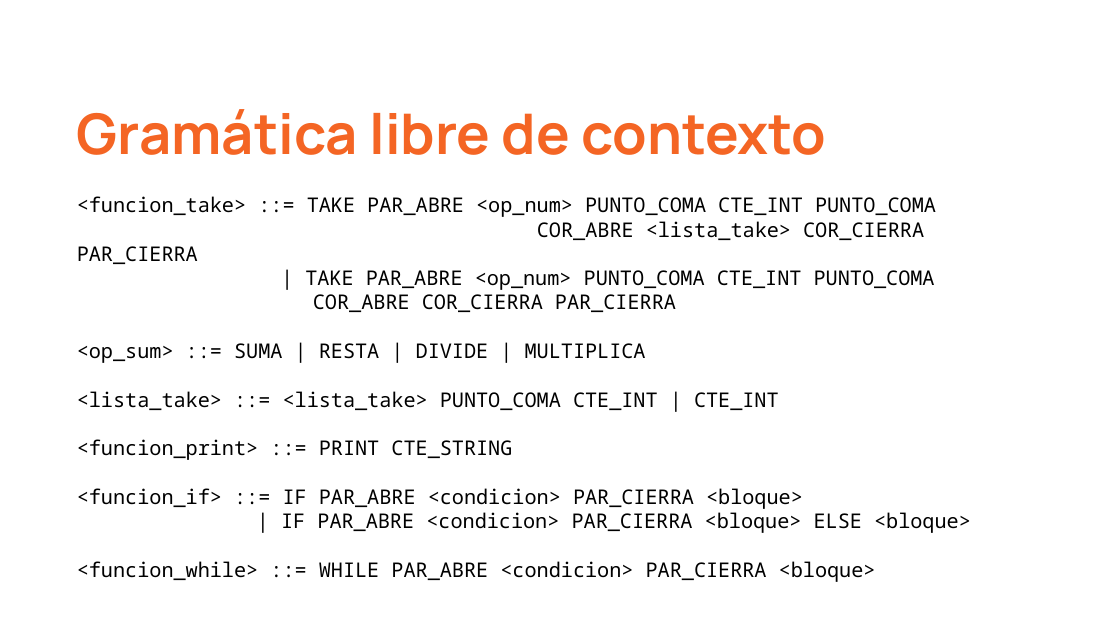
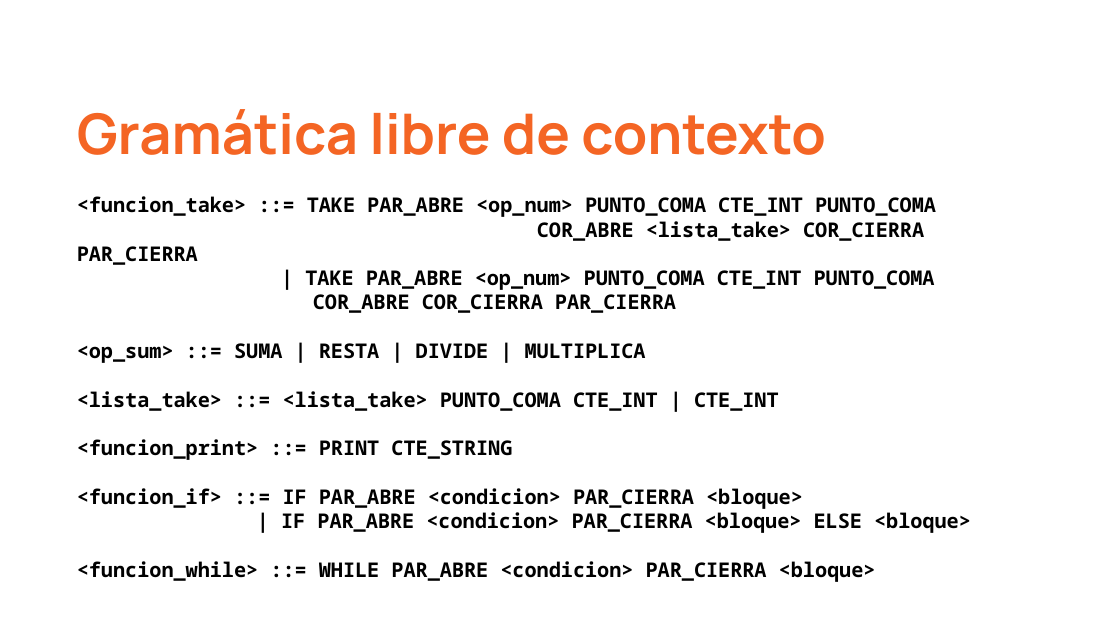
Before and after one commit to ncavasin/teo1, a slide deck: slide 6 of tp07-integrador/entrega_2/presentacion/compilador_presentacion.pptx. Drawn at 1120x630 pixels with LibreOffice and Linux fonts; fonts in the diff are those of the drawing. Boxes give left, top, right and bottom in pixels: in the first picture for what was removed or moved away, otherwise in the second. Text is boxed around its words. In the diff, an @@ line names an element or a change of style, - is before the commit and + after.

```diff
--- a/tp07-integrador/entrega_2/presentacion/compilador_presentacion.pptx
+++ b/tp07-integrador/entrega_2/presentacion/compilador_presentacion.pptx
@@ title "<funcion_take> ::= TAKE PAR_ABRE <op_num> ..." at (66, 181, 1039, 566): bold on @@
```
Also in this commit, not shown: 3 other slides changed, 1 other file.
